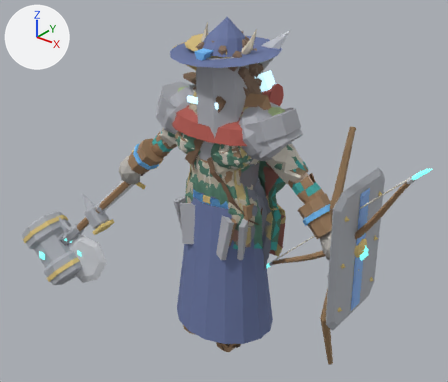
The Blender file art/creator/humanoid_heavy/humanoid_heavy_feminine.blend, before and after one commit.
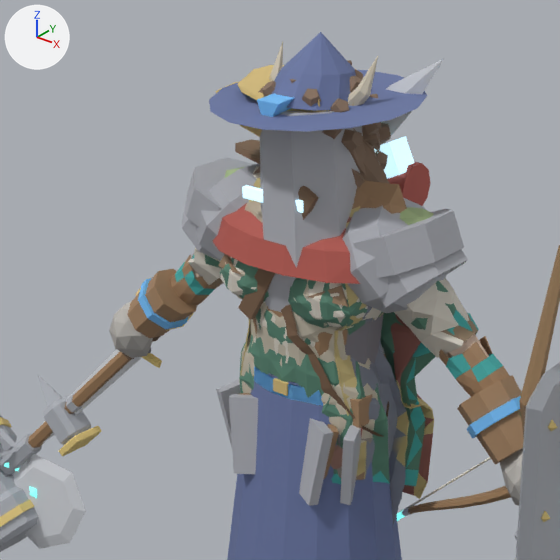
Each version is shown whole from a 50 mm camera at (2.18, -2.72, 2.73) aimed at (-0.15, 0.19, 0.93), then close up on the part from 14% to 78% of the width and 0% to 76% of the height. Arrows for +X, +Y and +Z are at upper left; the lights stay in place. The first two pictures are the older version.

Objects in the first close-up: 'part.arms.bracers', 'part.head.great_helm', 'part.head.wide_hat', 'part.offhand.tower_shield', 'part.shoulders.mantle', 'part.shoulders.pauldrons', 'part.shoulders.slabs', 'part.torso.ranger_tunic', 'part.torso.robe', 'part.torso.sleeved_shirt', 'part.waist.tassets', 'part.weapon.great_axe' and 34 more.
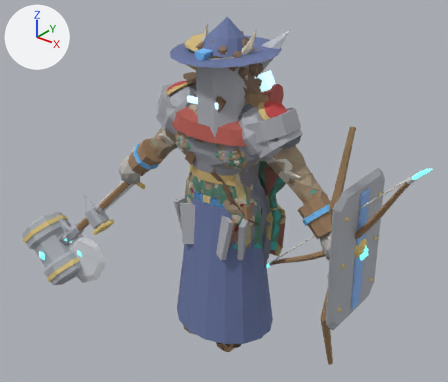
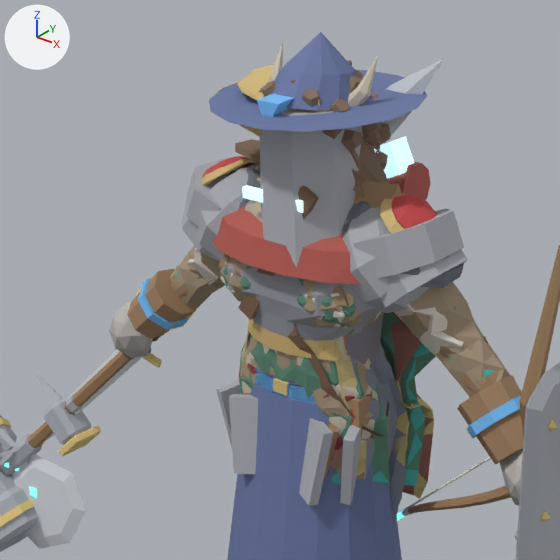
Where the change shows, as pixel boxes [x1, y1, x2, y2] in the close-ups (560 x 560 px):
'part.shoulders.veteran_plate', added
    after: [202, 156, 464, 361]
'part.torso.veteran_gambeson', added (brown)
    after: [170, 246, 511, 418]
'part.waist.veteran_tabard', added (mostly hidden)
    after: [239, 363, 374, 475]
'part.torso.sleeved_shirt', unchanged, covered by the edit
    before: [188, 166, 478, 403]
    after: [188, 166, 463, 358]
'part.torso.linen_tunic', unchanged, covered by the edit
    both: [218, 254, 378, 480]
'part.arms.ranger_bracers', unchanged, covered by the edit
    before: [170, 255, 522, 397]
    after: [170, 264, 522, 394]

The change, as a diff of the scene's bpy script:
```diff
--- a/art/creator/humanoid_heavy/humanoid_heavy_feminine.blend.py
+++ b/art/creator/humanoid_heavy/humanoid_heavy_feminine.blend.py
@@ me_part_waist_veteran_tabard @@
+me_part_waist_veteran_tabard.from_pydata(...)  # 830 vertices, 1300 faces; spans x -0.265..0.264, y -0.177..0.203, z 0.429..1.104
+me_part_waist_veteran_tabard.materials.append(mat_cloth)
@@ me_part_torso_veteran_gambeson @@
+me_part_torso_veteran_gambeson.from_pydata(...)  # 890 vertices, 1457 faces; spans x -0.721..0.721, y -0.212..0.202, z 0.771..1.667
+me_part_torso_veteran_gambeson.materials.append(mat_cloth)
@@ me_part_shoulders_veteran_plate @@
+me_part_shoulders_veteran_plate.from_pydata(...)  # 836 vertices, 840 faces; spans x -0.481..0.48, y -0.204..0.162, z 1.176..1.689
+me_part_shoulders_veteran_plate.materials.append(mat_metal)
@@ ob_part_waist_veteran_tabard @@
+ob_part_waist_veteran_tabard = bpy.data.objects.new('part.waist.veteran_tabard', me_part_waist_veteran_tabard)
+ob_part_waist_veteran_tabard.location = (0.0, 0.0, 0.0)
@@ ob_part_torso_veteran_gambeson @@
+ob_part_torso_veteran_gambeson = bpy.data.objects.new('part.torso.veteran_gambeson', me_part_torso_veteran_gambeson)
+ob_part_torso_veteran_gambeson.location = (0.0, 0.0, 0.0)
@@ ob_part_shoulders_veteran_plate @@
+ob_part_shoulders_veteran_plate = bpy.data.objects.new('part.shoulders.veteran_plate', me_part_shoulders_veteran_plate)
+ob_part_shoulders_veteran_plate.location = (0.0, 0.0, 0.0)
```
